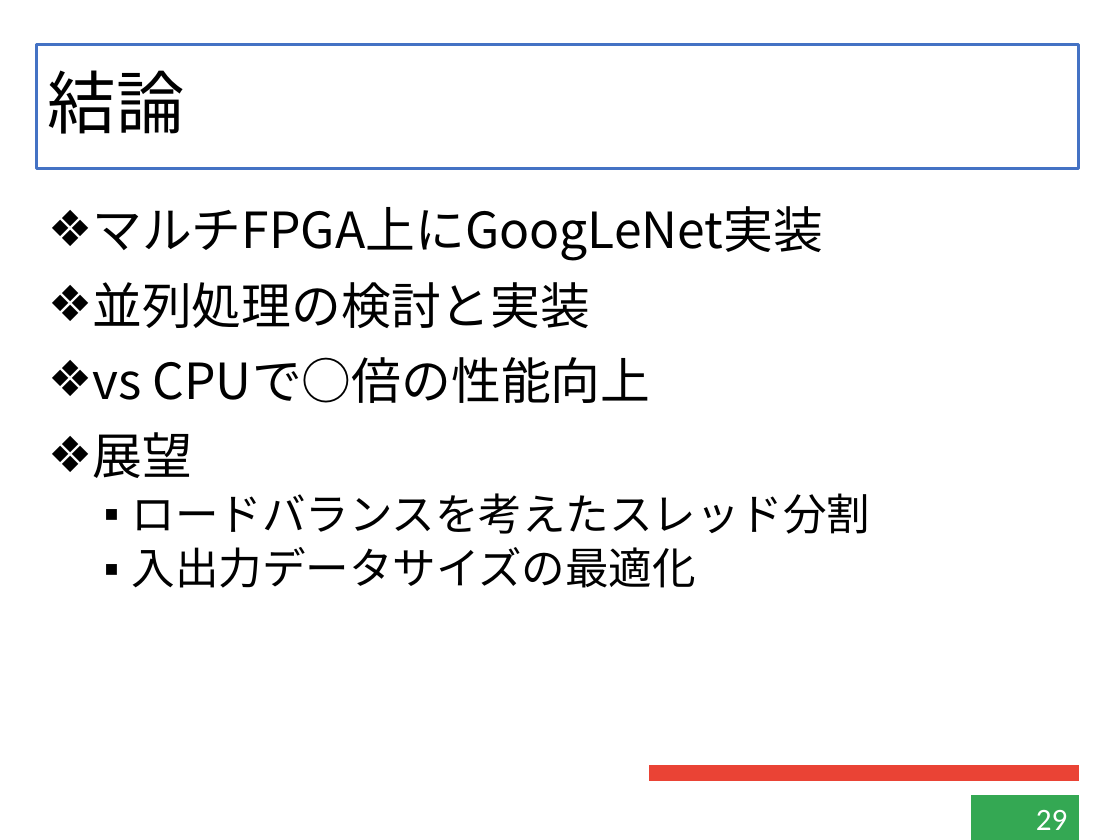
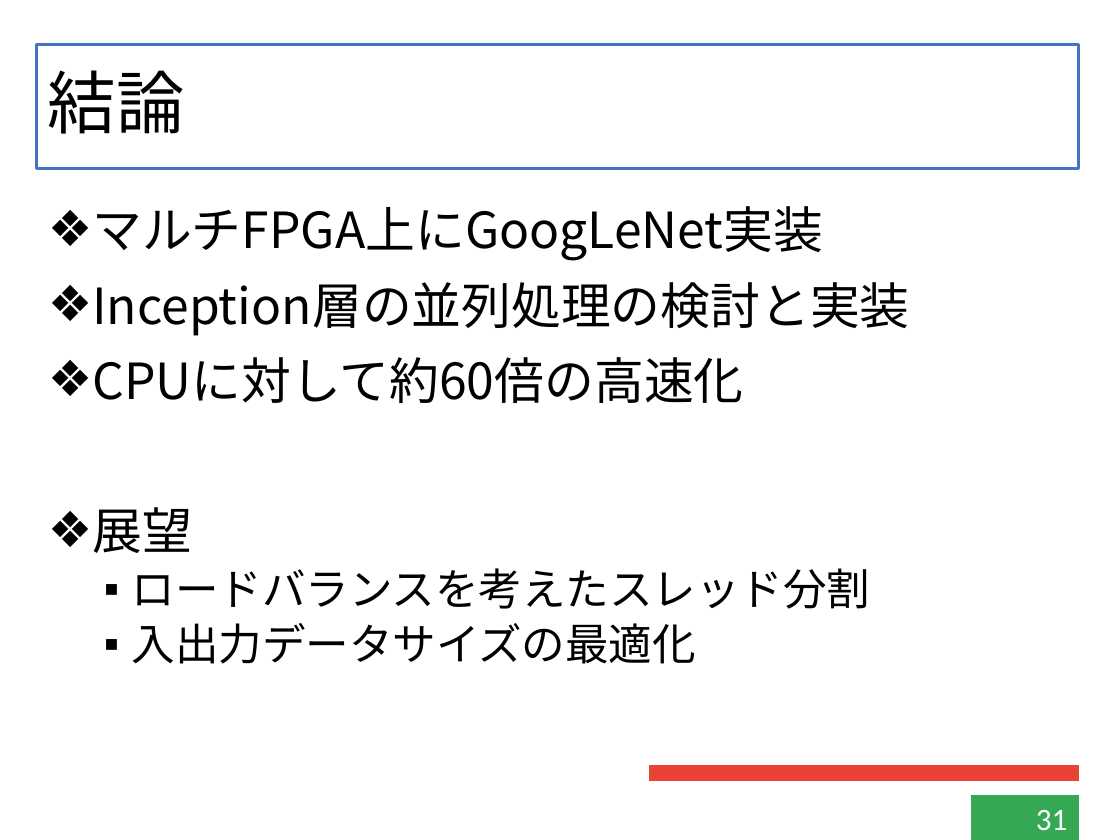
Before and after one commit to kensuke-iizuka/thesis, a slide deck: slide 31 of slide/graduate.pptx (slide 29 before the commit). Drawn at 1120x840 pixels with LibreOffice and Linux fonts; fonts in the diff are those of the drawing. Boxes give left, top, right and bottom in pixels: in the first picture for what was removed or moved away, otherwise in the second. Text is boxed around its words. In the diff, an @@ line names an element or a change of style, - is before the commit and + after.

```diff
--- a/slide/graduate.pptx
+++ b/slide/graduate.pptx
@@ text at [92, 282, 909, 403]: text changed @@
-❖ 並列処理の検討と実装
-❖ vs CPUで○倍の性能向上
+❖ Inception層の並列処理の検討と実装
+❖ CPUに対して約60倍の高速化
@@ page number at [1036, 810, 1068, 830]: text changed @@
-29
+31
```
Also in this commit, not shown: 15 other slides changed, 4 slides added, 8 other files.
